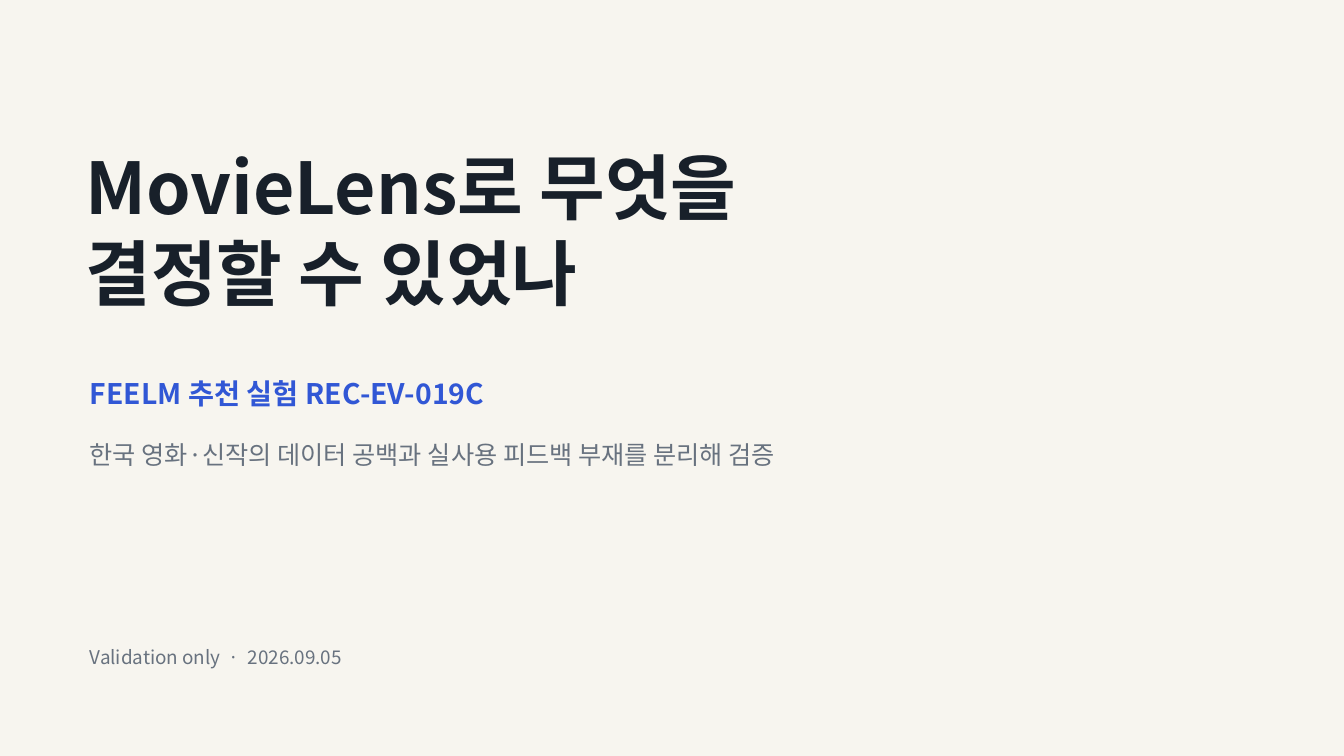
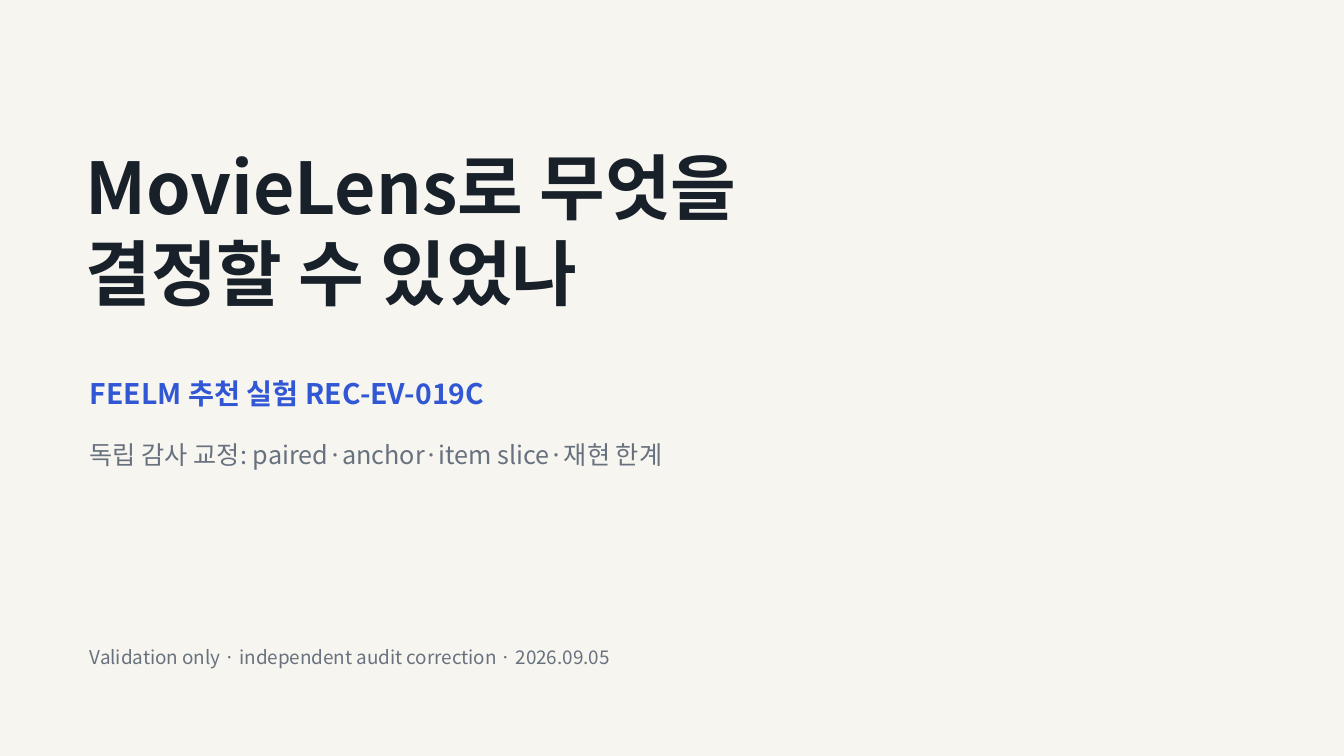
Before and after one commit to itcksgud/FEELM, a slide deck: slide 1 of docs/presentation/FEELM-REC-EV-019C-results.pptx. Drawn at 1344x756 pixels with LibreOffice and Linux fonts; fonts in the diff are those of the drawing. Boxes give left, top, right and bottom in pixels: in the first picture for what was removed or moved away, otherwise in the second. Text is boxed around its words. In the diff, an @@ line names an element or a change of style, - is before the commit and + after.

Commit message:
fix(recommendation): correct 019c audit findings

```diff
--- a/docs/presentation/FEELM-REC-EV-019C-results.pptx
+++ b/docs/presentation/FEELM-REC-EV-019C-results.pptx
@@ text at box(90, 443, 662, 470): text changed @@
-한국 영화·신작의 데이터 공백과 실사용 피드백 부재를 분리해 검증
+독립 감사 교정: paired·anchor·item slice·재현 한계
@@ text at box(90, 649, 610, 669): text changed @@
-Validation only · 2026.09.05
+Validation only · independent audit correction · 2026.09.05
```
Also in this commit, not shown: 7 other slides changed, 16 other files.
